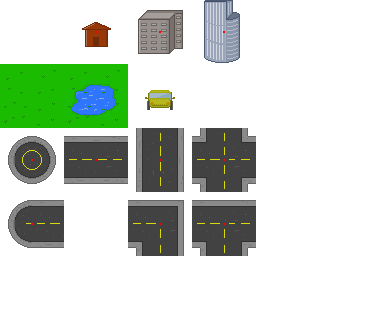
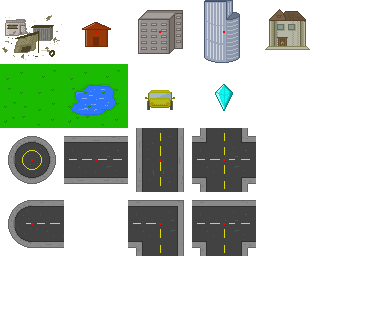
Revision of a layered 384px x 320px image; what changed, layer by layer:
added layer "mansion" above "slums" over box(6, 9, 310, 52)
renamed "Layer 2" to "slums", painted on it over box(2, 15, 62, 60)
added layer "crystal" above "car" over box(215, 84, 233, 111)
